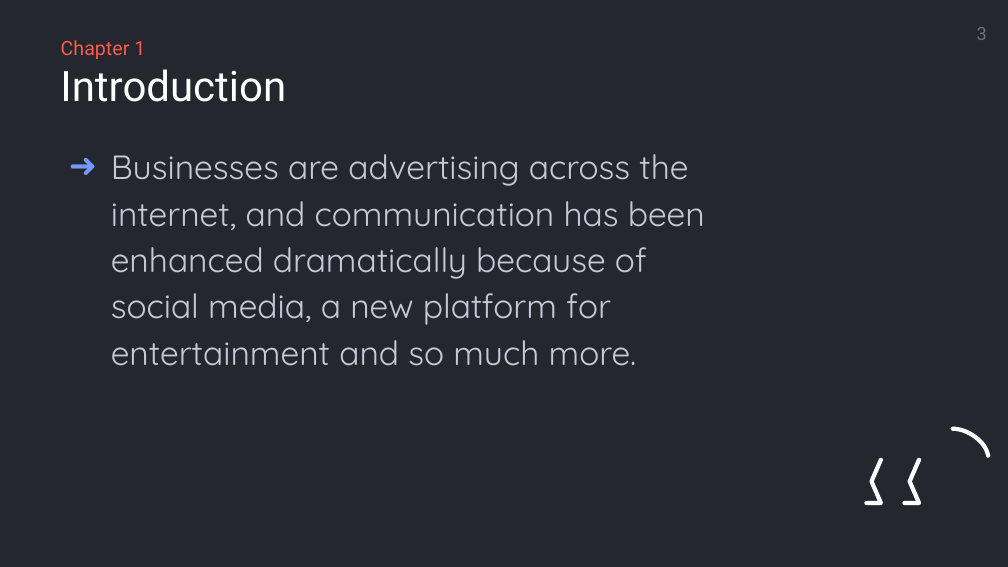
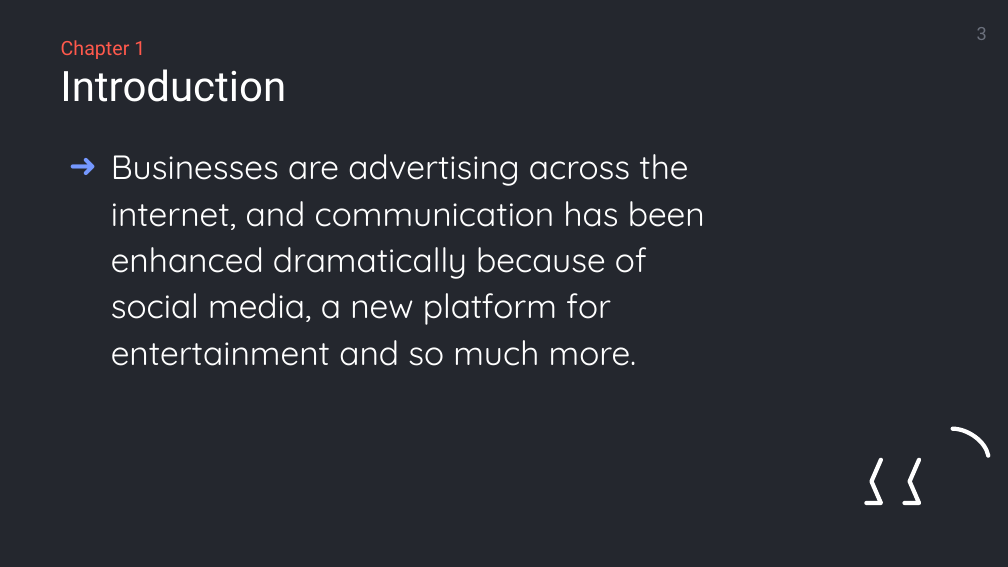
Before and after one commit to mrklglsn/CAPSTONE-FILES, a slide deck: slide 3 of Capstone Final/Presentation - No Diagram.pptx. Drawn at 1008x567 pixels with LibreOffice and Linux fonts; fonts in the diff are those of the drawing; background and template pictures are left out. Boxes give left, top, right and bottom in pixels: in the first picture for what was removed or moved away, otherwise in the second. Text is boxed around its words. In the diff, an @@ line names an element or a change of style, - is before the commit and + after.

```diff
--- a/Capstone Final/Presentation - No Diagram.pptx
+++ b/Capstone Final/Presentation - No Diagram.pptx
@@ text "Businesses are advertising across the ..." at bbox=[111, 154, 705, 366]: text colour #C6C8D6 to #FFFFFF @@
```
Also in this commit, not shown: 1 other slide changed, 1 other file.
